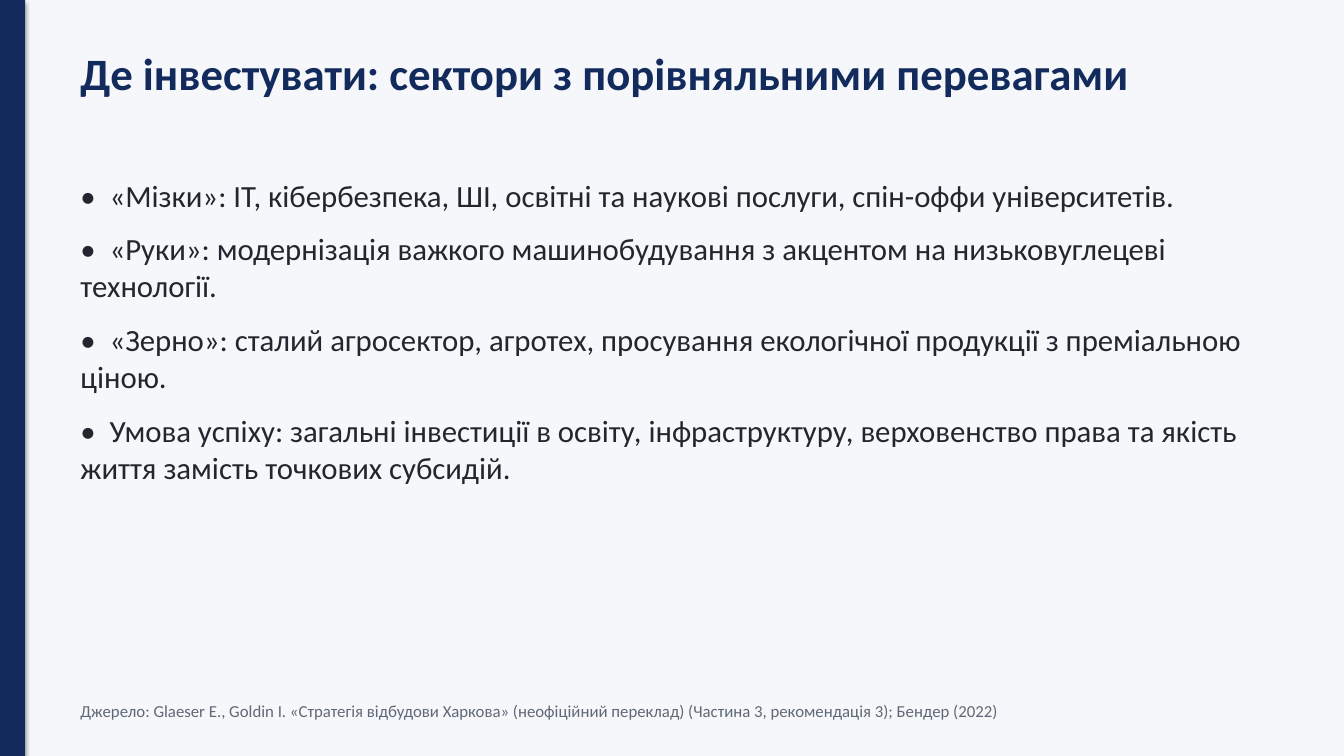
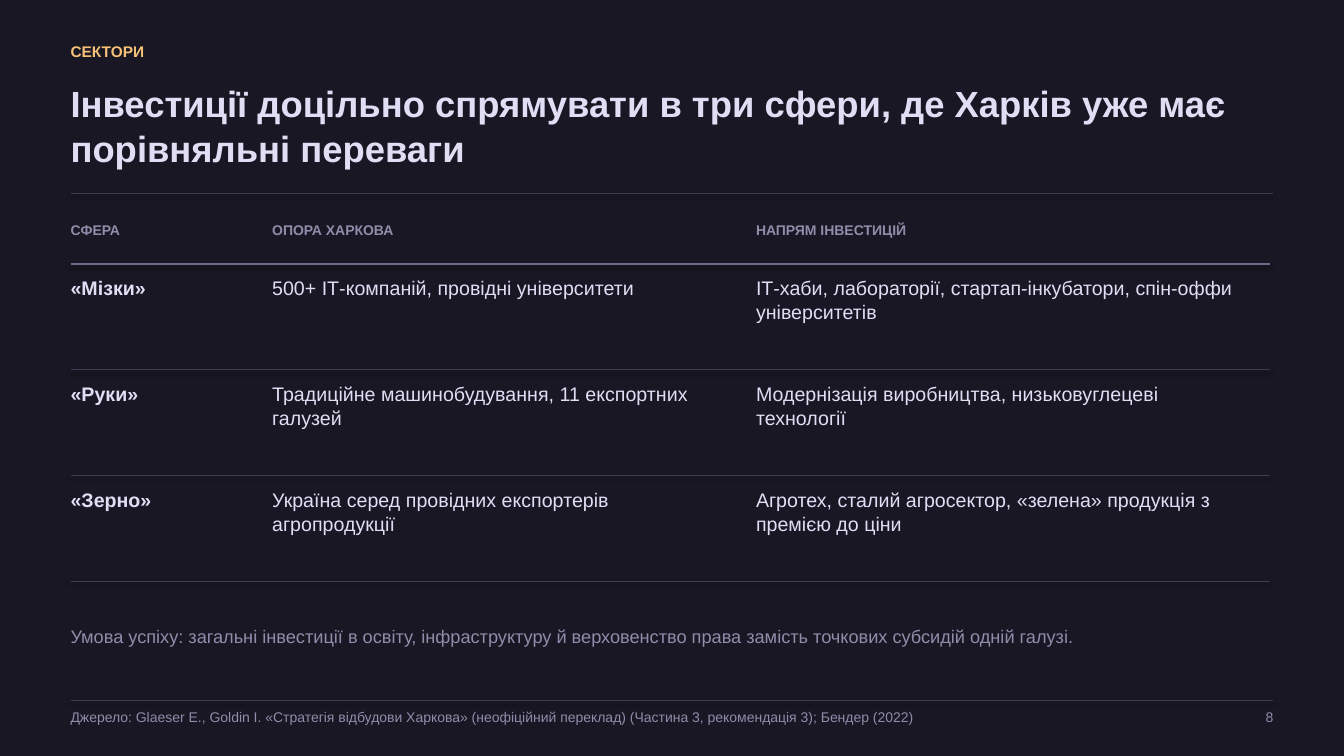
Before and after one commit to tak0dan/Kohana_Notion_Tasks, a slide deck: slide 8 of tasks/2026-11-16_Харків_інноваційний_потенціал/2026-11-16_Харків_інноваційний_та_інвестиційний_потенціал.pptx. Drawn at 1344x756 pixels with LibreOffice and Linux fonts; fonts in the diff are those of the drawing. Boxes give left, top, right and bottom in pixels: in the first picture for what was removed or moved away, otherwise in the second. Text is boxed around its words. In the diff, an @@ line names an element or a change of style, - is before the commit and + after.

```diff
--- a/tasks/2026-11-16_Харків_інноваційний_потенціал/2026-11-16_Харків_інноваційний_та_інвестиційний_потенціал.pptx
+++ b/tasks/2026-11-16_Харків_інноваційний_потенціал/2026-11-16_Харків_інноваційний_та_інвестиційний_потенціал.pptx
@@ background #F6F7FA to #191724 @@
@@ rectangle removed at box(0, 0, 25, 756) @@
@@ text added at box(71, 46, 145, 57), 11 pt, text #F6C177, bold @@
+СЕКТОРИ
@@ text at box(71, 90, 1225, 170): text changed; size 32 to 26 pt; font Calibri to Arial; text colour #122B5C to #E0DEF4 @@
-Де інвестувати: сектори з порівняльними перевагами
+Інвестиції доцільно спрямувати в три сфери, де Харків уже має порівняльні переваги
@@ line added from (71, 194) to (1273, 194), #403D52 0.75 pt @@
@@ text removed at box(80, 186, 1241, 484) @@
-• «Мізки»: ІТ, кібербезпека, ШІ, освітні та наукові послуги, спін-оффи університетів.
-• «Руки»: модернізація важкого машинобудування з акцентом на низьковуглецеві технології.
-• «Зерно»: сталий агросектор, агротех, просування екологічної продукції з преміальною ціною.
-• Умова успіху: загальні інвестиції в освіту, інфраструктуру, верховенство права та якість життя замість точкових субсидій.
@@ text added at box(71, 225, 120, 235), 10 pt, text #908CAA, bold @@
+СФЕРА
@@ text added at box(272, 225, 394, 235), 10 pt, text #908CAA, bold @@
+ОПОРА ХАРКОВА
@@ text added at box(756, 224, 906, 238), 10 pt, text #908CAA, bold @@
+НАПРЯМ ІНВЕСТИЦІЙ
@@ line added from (71, 264) to (1270, 264), #6E6A86 1 pt @@
@@ text added at box(71, 280, 146, 295), 14 pt, text #E0DEF4, bold @@
+«Мізки»
@@ text added at box(272, 280, 634, 299), 14 pt, text #E0DEF4 @@
+500+ ІТ-компаній, провідні університети
@@ text added at box(756, 280, 1232, 323), 14 pt, text #E0DEF4 @@
+ІТ-хаби, лабораторії, стартап-інкубатори, спін-оффи університетів
@@ line added from (71, 370) to (1270, 370), #403D52 0.75 pt @@
@@ text added at box(71, 387, 139, 405), 14 pt, text #E0DEF4, bold @@
+«Руки»
@@ text added at box(272, 386, 687, 429), 14 pt, text #E0DEF4 @@
+Традиційне машинобудування, 11 експортних галузей
@@ text added at box(756, 386, 1158, 425), 14 pt, text #E0DEF4 @@
+Модернізація виробництва, низьковуглецеві технології
@@ line added from (71, 476) to (1270, 476), #403D52 0.75 pt @@
@@ text added at box(71, 493, 152, 511), 14 pt, text #E0DEF4, bold @@
+«Зерно»
@@ text added at box(272, 492, 609, 535), 14 pt, text #E0DEF4 @@
+Україна серед провідних експортерів агропродукції
@@ text added at box(756, 492, 1210, 535), 14 pt, text #E0DEF4 @@
+Агротех, сталий агросектор, «зелена» продукція з премією до ціни
@@ line added from (71, 582) to (1270, 582), #403D52 0.75 pt @@
@@ text added at box(71, 629, 1073, 647), 13 pt, text #908CAA @@
+Умова успіху: загальні інвестиції в освіту, інфраструктуру й верховенство права замість точкових субсидій одній галузі.
@@ text "Джерело: Glaeser E., Goldin I. ...": place and size @@
-text "Джерело: Glaeser E., Goldin I. ..." at box(80, 705, 997, 720)
+text "Джерело: Glaeser E., Goldin I. ..." at box(71, 711, 913, 725)
@@ text "Джерело: Glaeser E., Goldin I. ..." at box(71, 711, 913, 725): size 12 to 10 pt, font Calibri to Arial, text colour #5F6876 to #908CAA @@
@@ line added from (71, 701) to (1273, 701), #403D52 0.75 pt @@
@@ text added at box(1266, 712, 1274, 722), 10 pt, text #908CAA @@
+8
```
Also in this commit, not shown: 6 other slides changed, 4 slides added, 4 slides removed, 3 other files.
